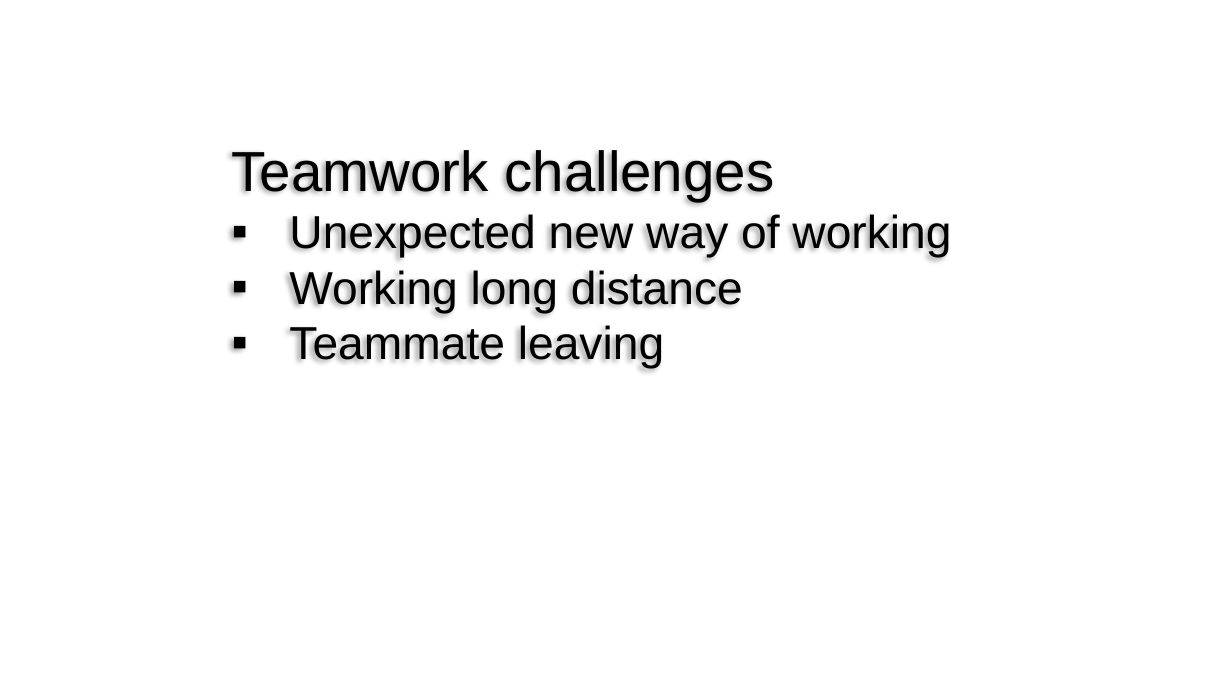
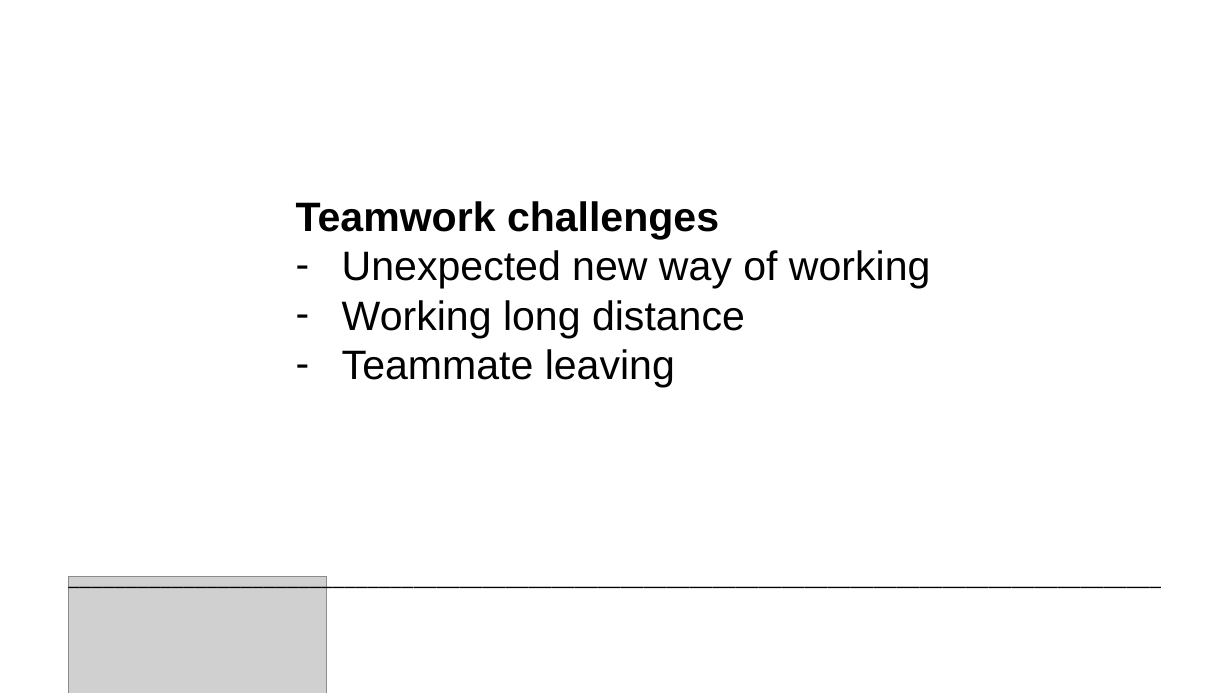
Before and after one commit to ivolvanov/airios-climate-control, a slide deck: slide 6 of docs/SprintDemo/FinalPresentation.pptx (slide 10 before the commit). Drawn at 1232x693 pixels with LibreOffice and Linux fonts; fonts in the diff are those of the drawing; grey boxes stand for pictures; background and template pictures are left out. Boxes give left, top, right and bottom in pixels: in the first picture for what was removed or moved away, otherwise in the second. Text is boxed around its words. In the diff, an @@ line names an element or a change of style, - is before the commit and + after.

```diff
--- a/docs/SprintDemo/FinalPresentation.pptx
+++ b/docs/SprintDemo/FinalPresentation.pptx
@@ text "Teamwork challenges": place and size @@
-text "Teamwork challenges" at (232,150,951,369)
+text "Teamwork challenges" at (296,201,930,387)
@@ text "Teamwork challenges" at (296,201,930,387): size 44 to 32 pt, bold on in "Teamwork challenges"; size 36 to 32 pt in "Unexpected new way of working", "Working long distance", "Teammate leaving"; bullet ▪ to - @@
@@ text added at (59,558,1232,595), 18 pt, text #000000 @@
+_______________________________________________________________________________________________
@@ picture added at (68,577,326,693) @@
```
Also in this commit, not shown: 7 other slides changed, 3 slides added, 2 slides removed.
